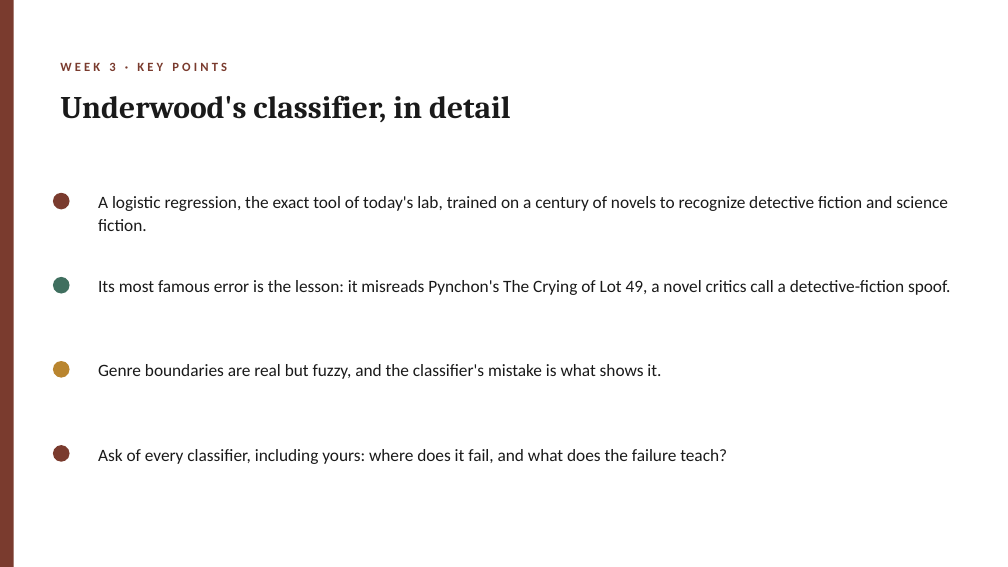
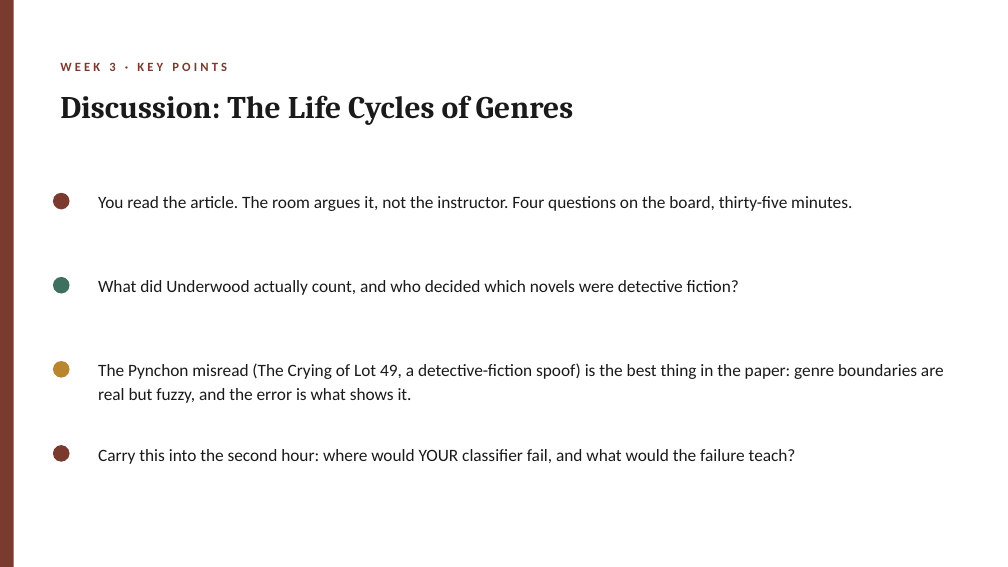
Before and after one commit to lucianli123/culture-as-data-2026, a slide deck: slide 4 of slides/pptx/week-03.pptx. Drawn at 1008x567 pixels with LibreOffice and Linux fonts; fonts in the diff are those of the drawing. Boxes give left, top, right and bottom in pixels: in the first picture for what was removed or moved away, otherwise in the second. Text is boxed around its words. In the diff, an @@ line names an element or a change of style, - is before the commit and + after.

```diff
--- a/slides/pptx/week-03.pptx
+++ b/slides/pptx/week-03.pptx
@@ text at [60, 95, 574, 125]: text changed @@
-Underwood's classifier, in detail
+Discussion: The Life Cycles of Genres
@@ text at [98, 196, 852, 211]: text changed @@
-A logistic regression, the exact tool of today's lab, trained on a century of novels to recognize detective fiction and science fiction.
+You read the article. The room argues it, not the instructor. Four questions on the board, thirty-five minutes.
@@ text at [98, 280, 739, 295]: text changed @@
-Its most famous error is the lesson: it misreads Pynchon's The Crying of Lot 49, a novel critics call a detective-fiction spoof.
+What did Underwood actually count, and who decided which novels were detective fiction?
@@ text at [98, 363, 944, 403]: text changed @@
-Genre boundaries are real but fuzzy, and the classifier's mistake is what shows it.
+The Pynchon misread (The Crying of Lot 49, a detective-fiction spoof) is the best thing in the paper: genre boundaries are real but fuzzy, and the error is what shows it.
@@ text at [98, 449, 796, 464]: text changed @@
-Ask of every classifier, including yours: where does it fail, and what does the failure teach?
+Carry this into the second hour: where would YOUR classifier fail, and what would the failure teach?
```
Also in this commit, not shown: 8 other slides changed, 2 slides added, 1 slide removed, 14 other files.
